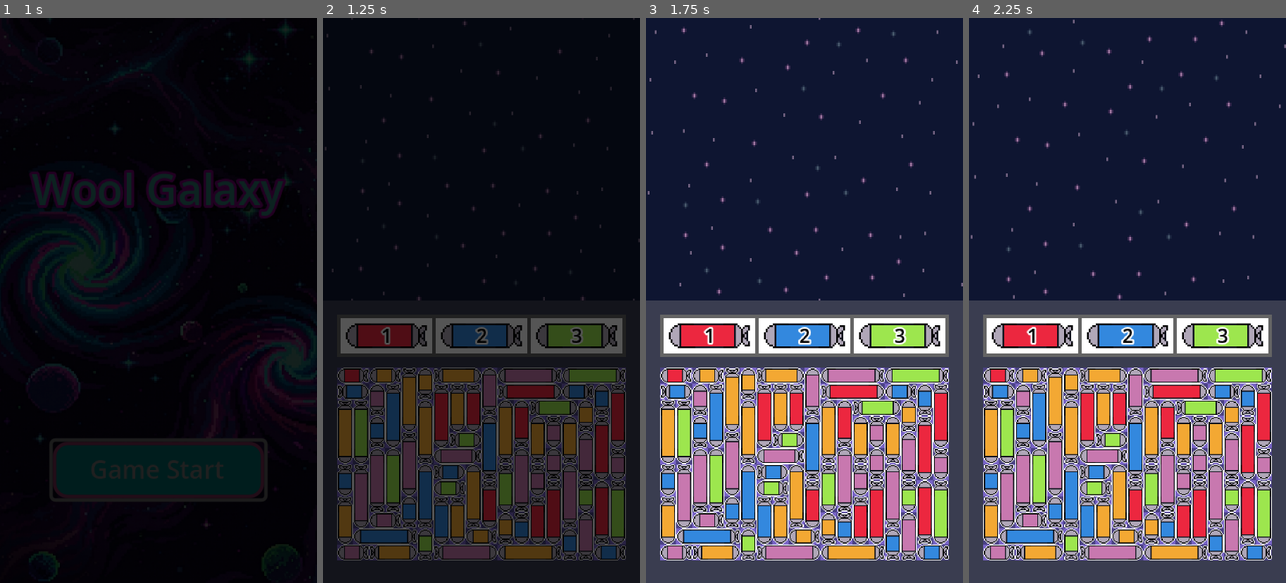
Above: before the commit, frames 1-4 (left to right).
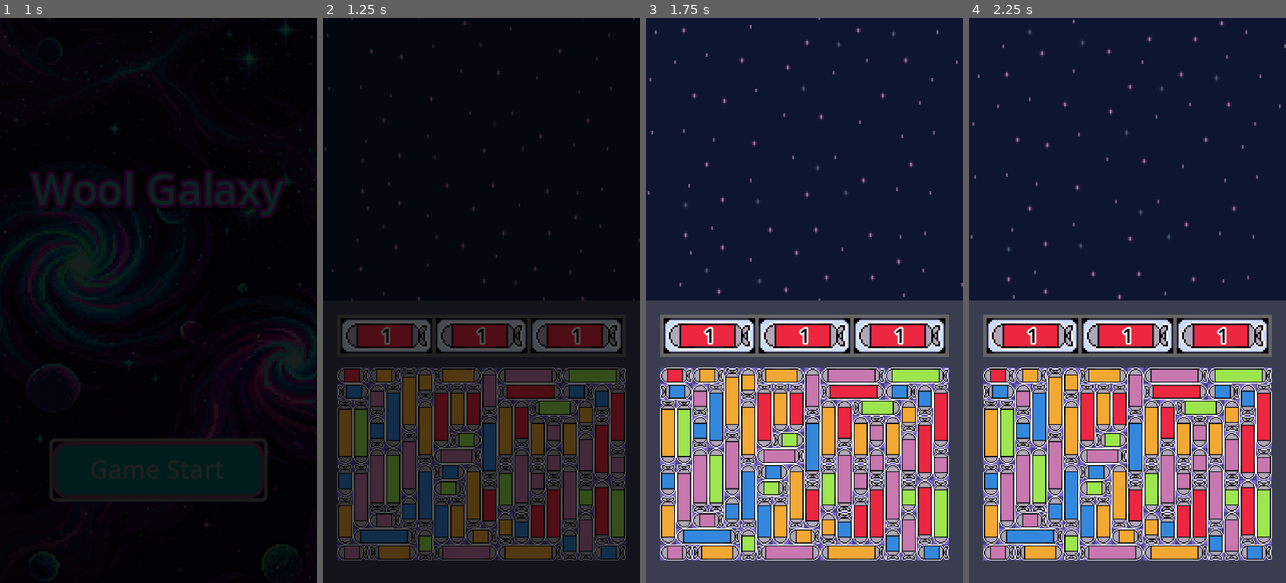
Above: after the commit, the same moments.

Repository: ZoNaDak/GalaxyPuzzleShooter_ProtoType
Game: Godot game, scene res://game/scenes/title/title_scene.tscn
Same seed, same stepped clock (60 frames per second), same inputs: the game is played once before the commit and once after it.
Inputs:
- Up to frame 1 (1 s): click "Game Start" at 0.5 s
- Up to frame 2 (1.25 s): no input
- Up to frame 3 (1.75 s): no input
- Up to frame 4 (2.25 s): no input

Frame 1 is identical in both runs. In frame 2, 2.1% of the frame differs, in the area x 5-95%, y 53-60%; in frame 3, 3.0%; in frame 4, 3.0%.

Commit message:
Apply Missile Slot Sprite

Diff:
--- a/wool-galaxy-proto/game/ui/missile_slot/missile_slot.tscn
+++ b/wool-galaxy-proto/game/ui/missile_slot/missile_slot.tscn
@@ -1,6 +1,7 @@
-[gd_scene load_steps=3 format=3 uid="uid://frdkbp0s87l1"]
+[gd_scene load_steps=4 format=3 uid="uid://frdkbp0s87l1"]
 
 [ext_resource type="Script" uid="uid://26j367q7qwlj" path="res://game/ui/missile_slot/missile_slot.gd" id="1_v1xbs"]
+[ext_resource type="Texture2D" uid="uid://cifyq242kcl0v" path="res://game/ui/missile_slot/resources/missile_slot.png" id="2_0v7yj"]
 [ext_resource type="Texture2D" uid="uid://cu3iphbh1uc2v" path="res://game/ui/missile_puzzle/missile_puzzle_pieces/resources/red_missile_m.png" id="2_gs14t"]
 
 [node name="MissileSlot" type="Control" node_paths=PackedStringArray("_missile_texture", "_missile_amount")]
@@ -13,13 +14,18 @@
 _missile_texture = NodePath("Control/MissileImage")
 _missile_amount = NodePath("Control/Label")
 
-[node name="ColorRect" type="ColorRect" parent="."]
+[node name="NinePatchRect" type="NinePatchRect" parent="."]
 layout_mode = 1
 anchors_preset = 15
 anchor_right = 1.0
 anchor_bottom = 1.0
 grow_horizontal = 2
 grow_vertical = 2
+texture = ExtResource("2_0v7yj")
+patch_margin_left = 4
+patch_margin_top = 4
+patch_margin_right = 4
+patch_margin_bottom = 4
 
 [node name="Control" type="Control" parent="."]
 layout_mode = 1
--- a/wool-galaxy-proto/game/ui/missile_slot/missile_slot_board.gd
+++ b/wool-galaxy-proto/game/ui/missile_slot/missile_slot_board.gd
@@ -12,9 +12,10 @@
 #region Lifecycle
 
 func _ready():
-	missile_slots[0].setup_missile_data(Enums.MissileColorType.RED, 1)
-	missile_slots[1].setup_missile_data(Enums.MissileColorType.BLUE, 2)
-	missile_slots[2].setup_missile_data(Enums.MissileColorType.GREEN, 3)
+    if DebugUtils.try_center_if_root(self):
+        missile_slots[0].setup_missile_data(Enums.MissileColorType.RED, 1)
+        missile_slots[1].setup_missile_data(Enums.MissileColorType.BLUE, 2)
+        missile_slots[2].setup_missile_data(Enums.MissileColorType.GREEN, 3)
 
 #endregion
 
Binary file added: wool-galaxy-proto/assets/art/UI/missile_slot.ase
Binary file added: wool-galaxy-proto/assets/art/UI/missile_slot.aseprite
Binary file added: wool-galaxy-proto/game/ui/missile_slot/resources/missile_slot.png
Not shown, added: wool-galaxy-proto/game/ui/missile_slot/resources/missile_slot.png.import
